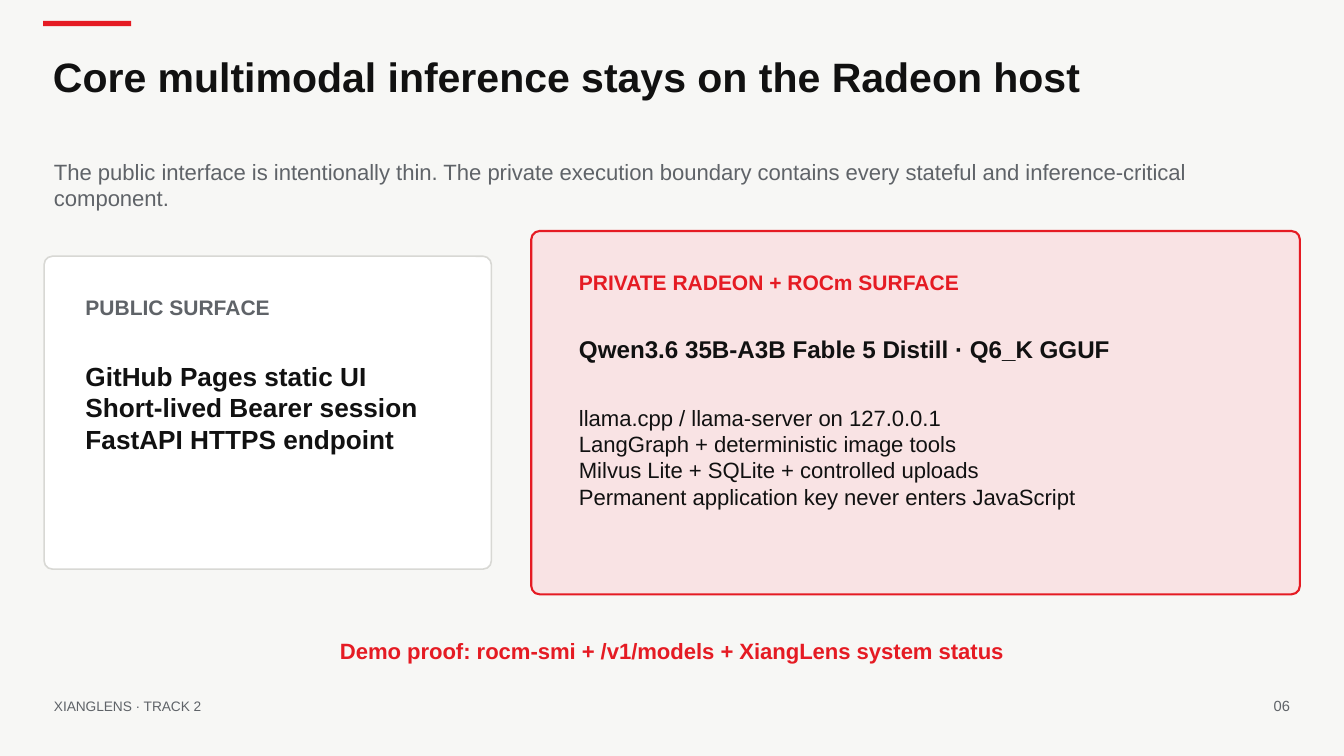
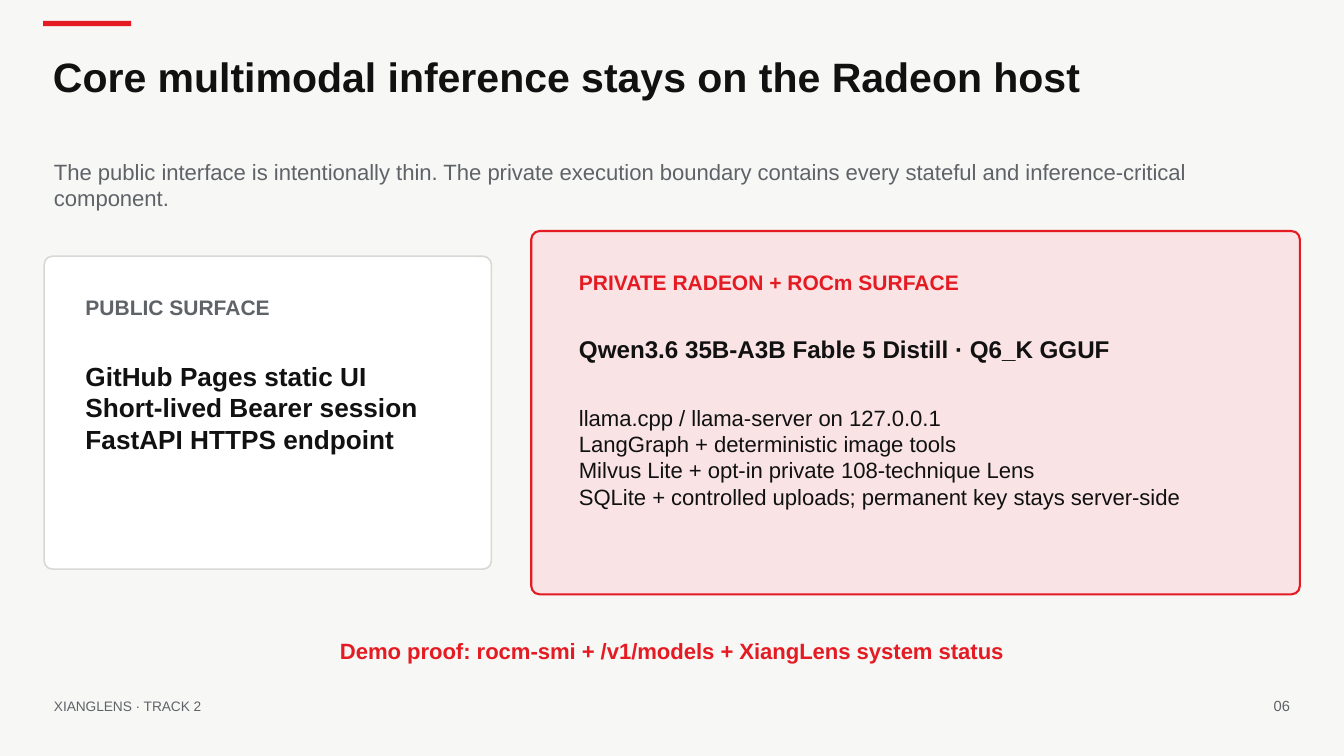
Before and after one commit to ld0574/Radeon-hackathon-2026-07, a slide deck: slide 6 of submission/XiangLens_Track2_Deck.pptx. Drawn at 1344x756 pixels with LibreOffice and Linux fonts; fonts in the diff are those of the drawing. Boxes give left, top, right and bottom in pixels: in the first picture for what was removed or moved away, otherwise in the second. Text is boxed around its words. In the diff, an @@ line names an element or a change of style, - is before the commit and + after.

Commit message:
integrate runtime-only private 108 lens tool

```diff
--- a/submission/XiangLens_Track2_Deck.pptx
+++ b/submission/XiangLens_Track2_Deck.pptx
@@ text at box(579, 462, 1180, 510): text changed @@
-Milvus Lite + SQLite + controlled uploads
-Permanent application key never enters JavaScript
+Milvus Lite + opt-in private 108-technique Lens
+SQLite + controlled uploads; permanent key stays server-side
```
Also in this commit, not shown: 5 other slides changed, 23 other files.
